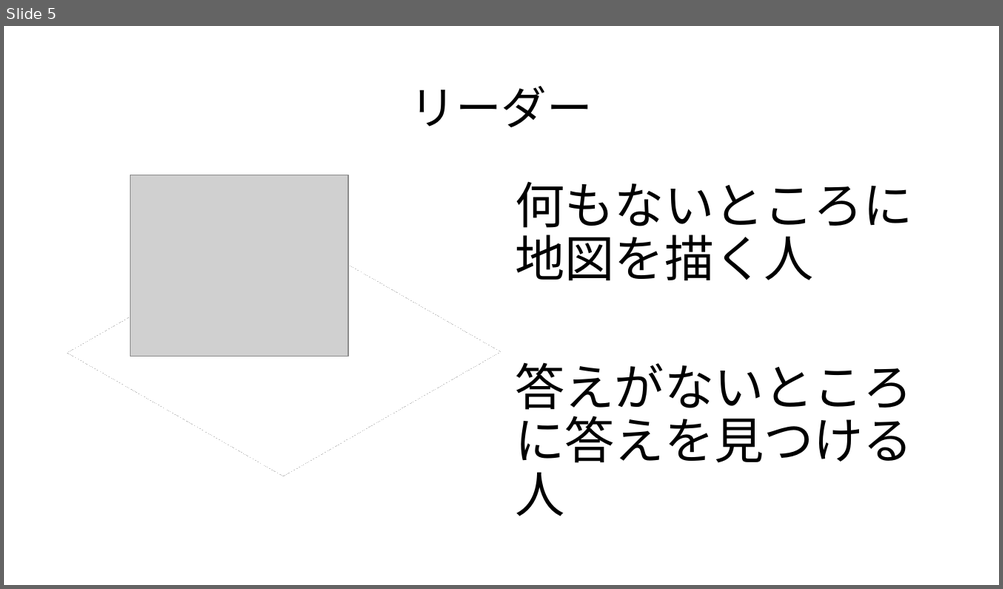
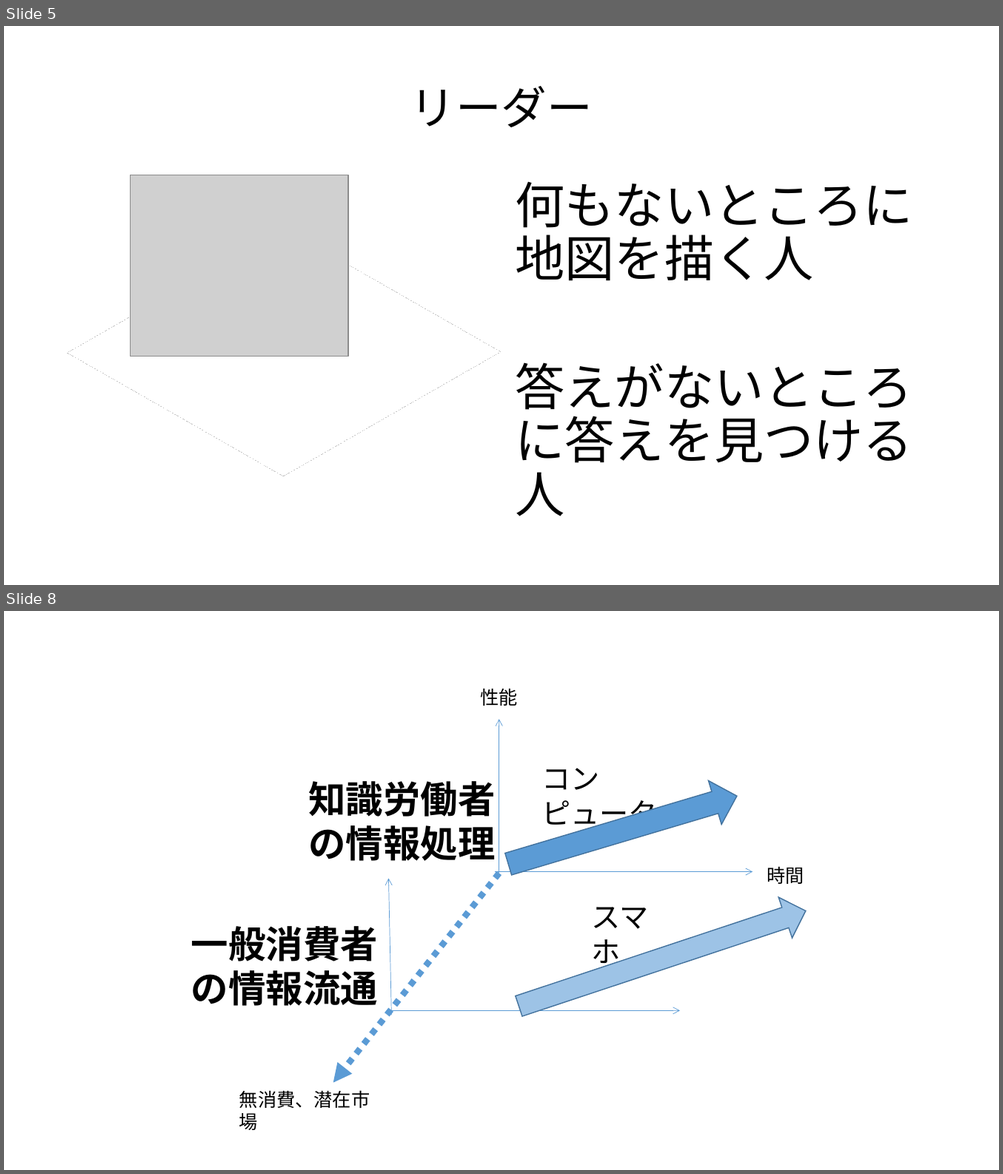
Before and after one commit to satoyoshiharu/innovation_design, a slide deck: figures.pptx. Shown one above the other, each under a label of ours: slide 5 before the commit, slides 5 and 8 after it; the slides between them are not shown. The pictures are 1003x589 and 1003x1174 pixels, drawn with LibreOffice and Linux fonts; fonts in the diff are those of the drawing; grey boxes stand for pictures. Boxes give left, top, right and bottom in pixels: in the first picture for what was removed or moved away, otherwise in the second. Text is boxed around its words. In the diff, an @@ line names an element or a change of style, - is before the commit and + after.

```diff
--- a/figures.pptx
+++ b/figures.pptx
@@ slide 8 added at bbox=[4, 611, 999, 1170], background #FFFFFF @@
@@ text added at bbox=[480, 688, 517, 706], 18 pt, text #000000 @@
+性能
@@ arrow added from (498, 874) to (498, 719), #5B9BD5 0.5 pt @@
@@ text added at bbox=[308, 781, 495, 861], 36 pt, text #000000, bold @@
+知識労働者
+の情報処理
@@ right arrow added at bbox=[501, 774, 743, 886], fill #5B9BD5, outline #43739E 1 pt @@
@@ text added at bbox=[541, 768, 657, 832], 28 pt, text #000000 @@
+コンピュータ
@@ arrow added from (498, 874) to (333, 1083), #5B9BD5 6 pt dashed @@
@@ arrow added from (495, 872) to (752, 872), #5B9BD5 0.5 pt @@
@@ text added at bbox=[767, 866, 804, 884], 18 pt, text #000000 @@
+時間
@@ arrow added from (391, 1015) to (388, 879), #5B9BD5 0.5 pt @@
@@ right arrow added at bbox=[512, 891, 813, 1026], fill #9DC3E6, outline #43739E 1 pt @@
@@ text added at bbox=[592, 907, 649, 971], 28 pt, text #000000 @@
+スマホ
@@ text added at bbox=[191, 926, 378, 1006], 36 pt, text #000000, bold @@
+一般消費者
+の情報流通
@@ arrow added from (391, 1011) to (680, 1011), #5B9BD5 0.5 pt @@
@@ text added at bbox=[239, 1091, 370, 1130], 18 pt, text #000000 @@
+無消費、潜在市場
```
Also in this commit, not shown: 1 slide changed, 2 other slides added.
